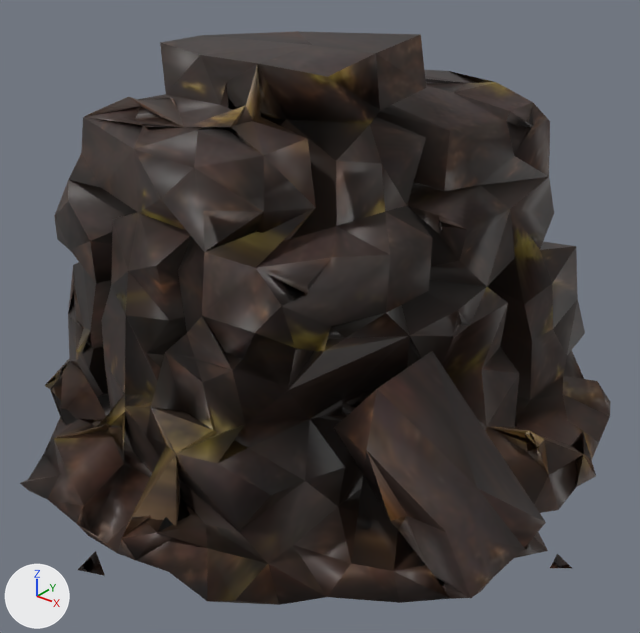
The OBJ model assets/models/land_rick.obj, before and after one commit.
Before and after are seen from a camera (50 mm lens) standing at (5.09, -6.36, 4.96) and looking at (0.22, -0.27, 1.18). Arrows for +X, +Y and +Z are at lower left; the lights stay in place. The picture after the commit comes second. Where no turn or scale is listed for an object, it has been applied to the vertices.

Objects in the first picture: 'land_rick'.
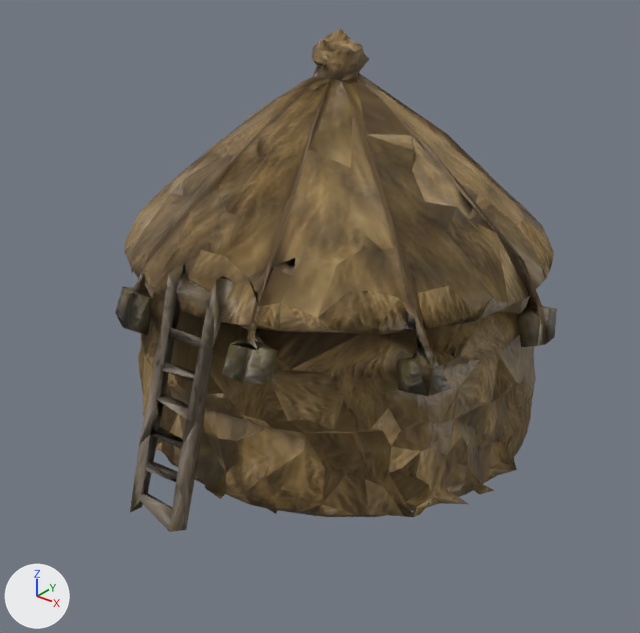
Diff of the bpy script that builds the scene:
```diff
--- a/assets/models/land_rick.obj.py
+++ b/assets/models/land_rick.obj.py
@@ img_land_rick_png @@
+img_land_rick_png = load_image('land_rick.png', '../textures/land_rick.png', 512, 512, 'sRGB')
@@ img_land_rick_normal_png @@
+img_land_rick_normal_png = load_image('land_rick_normal.png', '../textures/land_rick_normal.png', 512, 512, 'sRGB')
@@ mat_land_rick @@
 n2 = _N.new('ShaderNodeTexImage'); n2.name = 'Image Texture'
-n2.image = img_land_peat_stack_png
+n2.image = img_land_rick_png
 n3 = _N.new('ShaderNodeTexImage'); n3.name = 'Image Texture.001'
-n3.image = img_land_peat_stack_normal_png
+n3.image = img_land_rick_normal_png
 n4 = _N.new('ShaderNodeNormalMap'); n4.name = 'Normal Map'
@@ me_land_rick @@
 # used by ob_land_rick; location = (0.0, 0.0, 0.0)
-me_land_rick.from_pydata(...)  # 626 vertices, 1497 faces; spans x -3.07..3.17, y -3.17..3.15, z -0.14..3.8
+me_land_rick.from_pydata(...)  # 1179 vertices, 2500 faces; spans x -2.27..2.27, y -2.39..2.38, z -0.15..3.8
+# me_land_rick part 1: the loose piece of 617 vertices spanning x -3.07..2.92, y -2.87..3.02, z -0.14..3.8 is rebuilt with 1179 vertices and now spans x -2.27..2.27, y -2.39..2.38, z -0.15..3.8
+# me_land_rick part 2: the loose piece of 3 vertices spanning x -0.03..0.22, y -3.17..-2.96, z -0.11..-0.06 is deleted
+# me_land_rick part 3: the loose piece of 3 vertices spanning x 2.98..3.17, y -0.77..-0.51, z -0.12..-0.06 is deleted
+# other edits to the shape of me_land_rick do not show in these pictures
 me_land_rick.materials.append(mat_land_rick)
```

Changed parts and their boxes (x1, y1, x2, y2) in the pictures (640 x 633 px):
'land_rick', surface changed, reshaped (25% narrower, 12% shorter)
    before: (20, 31, 611, 605)
    after: (115, 29, 557, 532)
part 1 of me_land_rick, rebuilt (25% narrower, 12% shorter)
    before: (20, 31, 611, 605)
    after: (115, 29, 557, 532)
part 2 of me_land_rick, deleted
    before: (78, 551, 105, 576)
part 3 of me_land_rick, deleted
    before: (550, 554, 572, 568)
